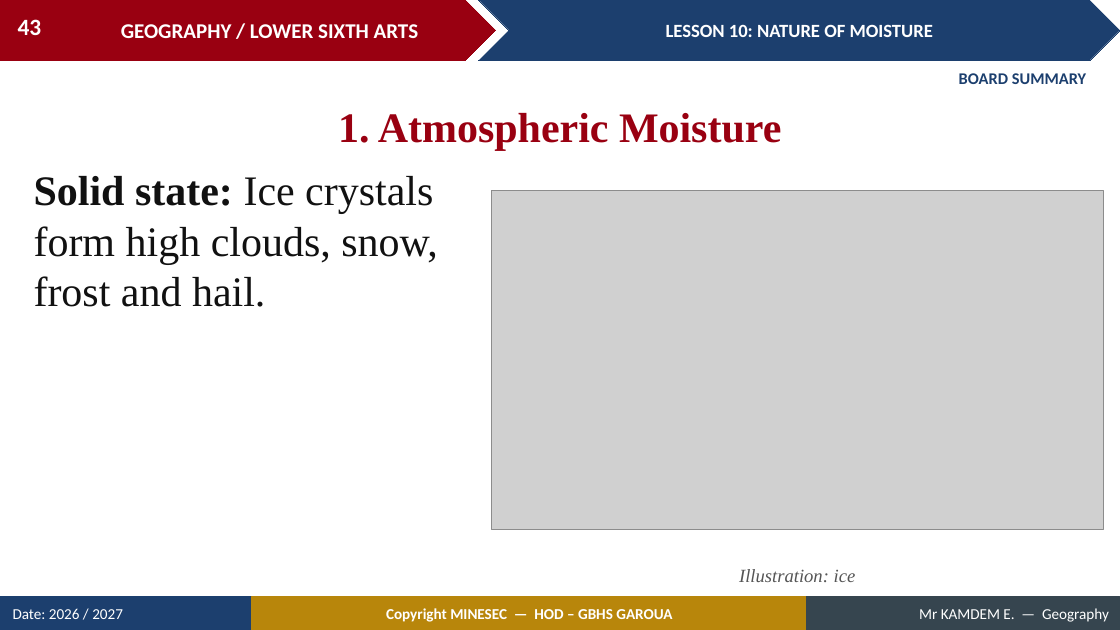
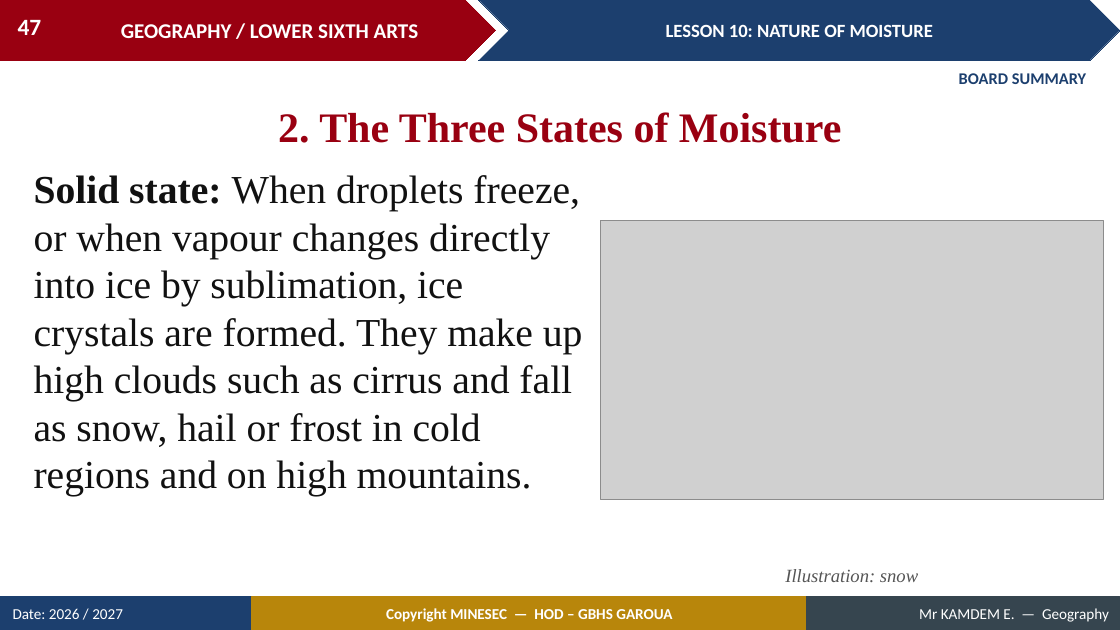
Before and after one commit to Berthautk/linea-github, a slide deck: slide 47 of lecons/LSA/Meteorology/10_LSA_MET_L10_Nature_of_Moisture.pptx (slide 43 before the commit). Drawn at 1120x630 pixels with LibreOffice and Linux fonts; fonts in the diff are those of the drawing; grey boxes stand for pictures. Boxes give left, top, right and bottom in pixels: in the first picture for what was removed or moved away, otherwise in the second. Text is boxed around its words. In the diff, an @@ line names an element or a change of style, - is before the commit and + after.

```diff
--- a/lecons/LSA/Meteorology/10_LSA_MET_L10_Nature_of_Moisture.pptx
+++ b/lecons/LSA/Meteorology/10_LSA_MET_L10_Nature_of_Moisture.pptx
@@ page number at [18,20,42,35]: text changed @@
-43
+47
@@ text at [278,112,841,143]: text changed @@
-1. Atmospheric Moisture
+2. The Three States of Moisture
@@ text at [34,175,583,497]: text changed; size 36 to 34 pt @@
-Solid state: Ice crystals form high clouds, snow, frost and hail.
+Solid state: When droplets freeze, or when vapour changes directly into ice by sublimation, ice crystals are formed. They make up high clouds such as cirrus and fall as snow, hail or frost in cold regions and on high mountains.
@@ picture: place and size @@
-picture at [492,191,1103,530]
+picture at [601,221,1103,500]
@@ text at [785,569,918,582]: text changed @@
-Illustration: ice
+Illustration: snow
```
Also in this commit, not shown: 22 other slides changed, 28 slides added, 14 slides removed, 5 other files.
